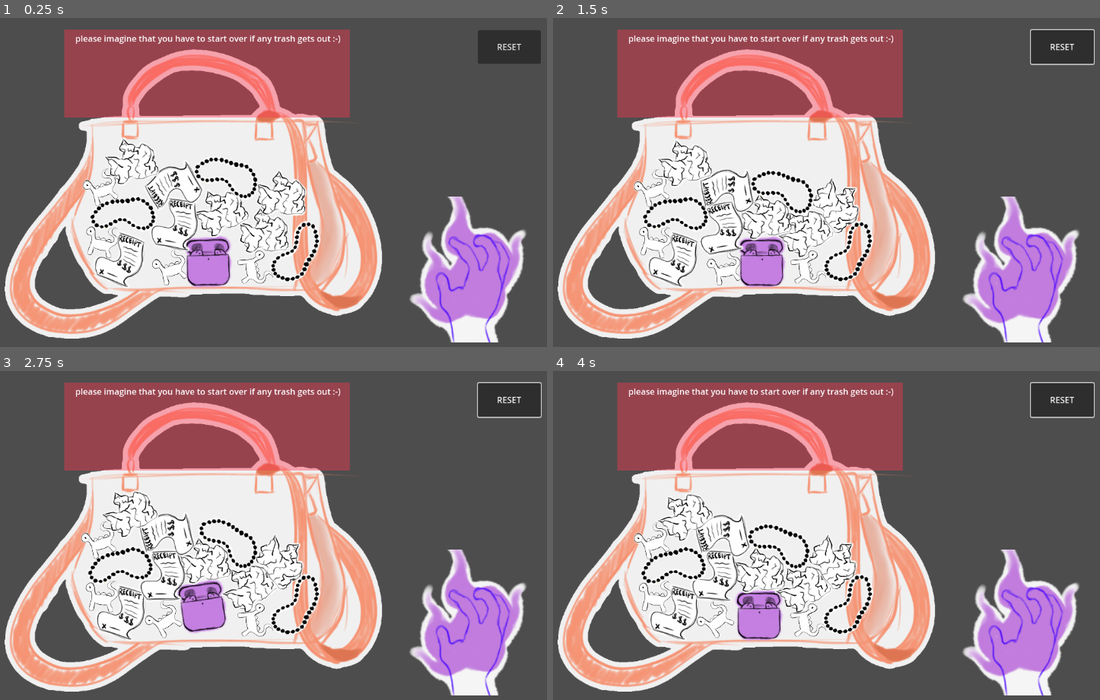
Above: before the commit, frames 1-4 (two rows, left to right).
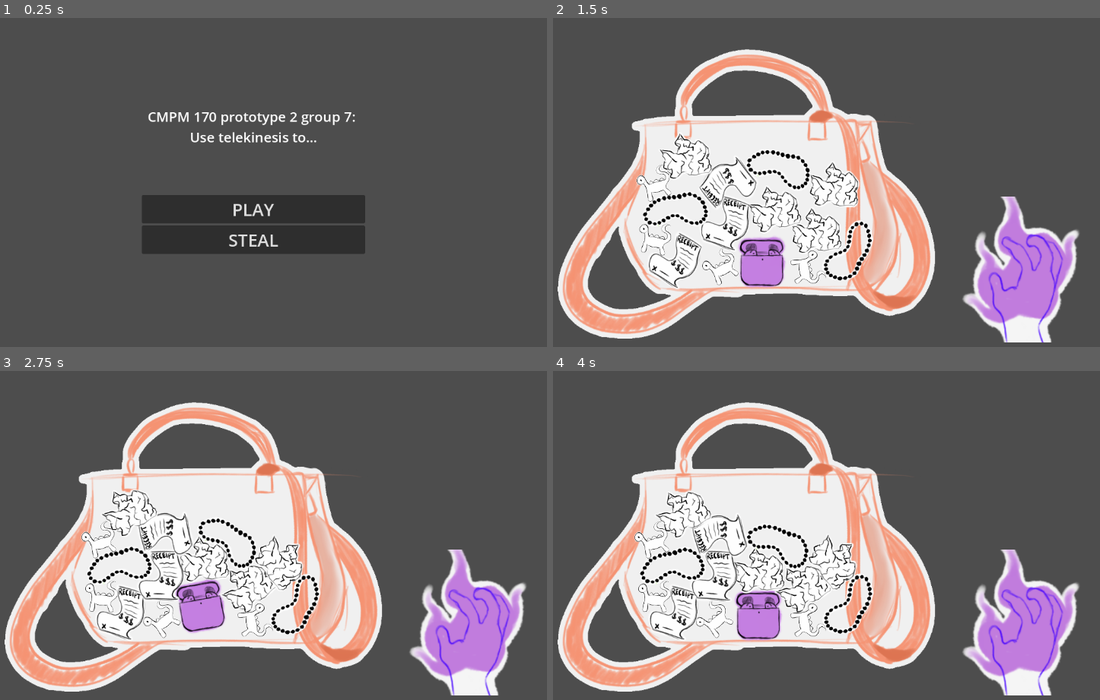
Above: after the commit, the same moments.

Repository: chfranzUCSC/170-prototype-2
Game: Godot game, scene res://main_menu.tscn
Two runs of this game, one before a commit and one after it. Both use one fixed random seed, a clock stepped at 60 frames per second and the inputs below. Before the commit the project starts from res://main.tscn.
Inputs (mouse positions are in pixels of both pictures, inside the frame that each line leads up to):
- Up to frame 1 (0.25 s): no input
- Up to frame 2 (1.5 s): click (1061, 47) at 0.5 s, where only the run before the commit has a clickable "RESET"; click (804, 238) at 1.25 s, where only the run after the commit has a clickable "STEAL"
- Up to frame 3 (2.75 s): drag from (470, 637) to (311, 466) at 2.02 s
- Up to frame 4 (4 s): drag from (656, 594) to (777, 607) at 2.77 s; move the mouse to (717, 617) at 3.52 s; click (717, 617) at 3.67 s

The runs differ from the first frame. In frame 1, 53% of the frame differs, in the area x 0-99%, y 3-99%; in frame 2, 21%; in frame 3, 19%; in frame 4, 19%.

Commit message:
this is like 3+ hours of changes oops

Diff:
--- /dev/null
+++ b/block_a.tscn
@@ -0,0 +1,22 @@
+[gd_scene load_steps=3 format=3 uid="uid://dq7o58pnnm0vc"]
+
+[ext_resource type="PackedScene" uid="uid://cb2c7kv2238iq" path="res://TargetableItem.tscn" id="1_srlsu"]
+[ext_resource type="Texture2D" uid="uid://seyf7dhxy23q" path="res://assets/block_a.png" id="2_ss2dv"]
+
+[node name="block A" instance=ExtResource("1_srlsu")]
+mass = 0.2
+gravity_scale = 0.8
+
+[node name="highlight" type="Line2D" parent="." index="0"]
+visible = false
+z_index = 1
+points = PackedVector2Array(-27, -15, -28, 14, -2, 34, 26, 17, 26, -15, 1, -29)
+closed = true
+default_color = Color(1, 0, 1, 0.5019608)
+
+[node name="Sprite2D" type="Sprite2D" parent="." index="1"]
+scale = Vector2(0.4, 0.4)
+texture = ExtResource("2_ss2dv")
+
+[node name="CollisionPolygon2D" type="CollisionPolygon2D" parent="." index="2"]
+polygon = PackedVector2Array(1, -31, -29, -17, -31, 14, -2, 37, 30, 18, 29, -16)
--- /dev/null
+++ b/block_b.tscn
@@ -0,0 +1,22 @@
+[gd_scene load_steps=3 format=3 uid="uid://dbxlx8vhhoqh0"]
+
+[ext_resource type="PackedScene" uid="uid://cb2c7kv2238iq" path="res://TargetableItem.tscn" id="1_owjoc"]
+[ext_resource type="Texture2D" uid="uid://bxiw7ji751vuw" path="res://assets/block_b.png" id="2_vc23h"]
+
+[node name="block B" instance=ExtResource("1_owjoc")]
+mass = 0.2
+gravity_scale = 0.8
+
+[node name="highlight" type="Line2D" parent="." index="0"]
+visible = false
+z_index = 1
+points = PackedVector2Array(1, -30, -27, -13, -28, 13, -3, 34, 27, 18, 28, -13)
+closed = true
+default_color = Color(1, 0, 1, 0.5019608)
+
+[node name="Sprite2D" type="Sprite2D" parent="." index="1"]
+scale = Vector2(0.4, 0.4)
+texture = ExtResource("2_vc23h")
+
+[node name="CollisionPolygon2D" type="CollisionPolygon2D" parent="." index="2"]
+polygon = PackedVector2Array(1, -32, -29, -16, -28, 15, -2, 37, 29, 19, 29, -14)
--- /dev/null
+++ b/block_c.tscn
@@ -0,0 +1,21 @@
+[gd_scene load_steps=3 format=3 uid="uid://dvj2frxbv4ndt"]
+
+[ext_resource type="PackedScene" uid="uid://cb2c7kv2238iq" path="res://TargetableItem.tscn" id="1_mvtjc"]
+[ext_resource type="Texture2D" uid="uid://bofx0smino3i3" path="res://assets/block_c.png" id="2_tqr3c"]
+
+[node name="block C" instance=ExtResource("1_mvtjc")]
+mass = 0.2
+gravity_scale = 0.8
+
+[node name="Sprite2D" type="Sprite2D" parent="." index="0"]
+scale = Vector2(0.4, 0.4)
+texture = ExtResource("2_tqr3c")
+
+[node name="CollisionPolygon2D" type="CollisionPolygon2D" parent="." index="1"]
+polygon = PackedVector2Array(1, -32, -28, -15, -28, 16, -1, 38, 30, 20, 29, -14)
+
+[node name="highlight" type="Line2D" parent="." index="2"]
+visible = false
+points = PackedVector2Array(1, -28, -27, -13, -28, 12, -2, 33, 27, 17, 25, -13)
+closed = true
+default_color = Color(1, 0, 1, 0.5019608)
--- a/control.gd
+++ b/control.gd
@@ -9,13 +9,15 @@
 
 func _ready():
 	set_process(true)
+
 	original_position = self.position
 
 	var items = get_tree().get_nodes_in_group("controllable_items")
 
-	for item in items:
-		if item.has_signal("item_selected"):
-			item.item_selected.connect(on_item_selected)
+	# connect item selection signal to change_target function
+	for i in items:
+		if i.has_signal("item_selected"):
+			i.item_selected.connect(change_target)
 
 func _gui_input(event):
 	if event is InputEventMouseButton and event.button_index == MOUSE_BUTTON_LEFT:
@@ -34,22 +36,26 @@
 		self.position += event.relative
 		mouse_motion_delta += event.relative
 
-func on_item_selected(item_that_was_clicked):
-	if chosen_item and chosen_item.has_method("stop_lift"):
+func change_target(item):
+	if (chosen_item != item) and chosen_item.has_method("stop_lift"):
 		chosen_item.stop_lift()
+		if chosen_item.has_method("hide_highlight"):
+			chosen_item.hide_highlight()
 
-	chosen_item = item_that_was_clicked
+	chosen_item = item
+
+	if chosen_item.has_method("show_highlight"):
+			chosen_item.show_highlight()
 
 	if is_dragging and chosen_item.has_method("start_lift"):
 		chosen_item.start_lift()
 
+
+
+
 func _process(delta):
 	if is_dragging and chosen_item:
-		#var target_velocity = (self.position - original_position) * 0.7
-		if mouse_motion_delta != Vector2.ZERO:
-			var target_velocity = mouse_motion_delta / delta
-			chosen_item.control_item_velo(target_velocity)
-		else:
-			chosen_item.control_item_velo(Vector2.ZERO)
+		var target_velocity = mouse_motion_delta / delta
+		chosen_item.control_item_velo(target_velocity)
 
 	mouse_motion_delta = Vector2.ZERO
--- a/main.tscn
+++ b/main.tscn
@@ -29,19 +29,21 @@
 [node name="CollisionPolygon2D" type="CollisionPolygon2D" parent="purse"]
 polygon = PackedVector2Array(264, 206, 212, 388, 280, 532, 698, 526, 753, 417, 699, 196, 660, 203, 707, 420, 673, 507, 290, 511, 230, 387, 282, 200)
 
-[node name="Control" type="Control" parent="." node_paths=PackedStringArray("chosen_item") groups=["controllable_items", "resettable_items"]]
-z_index = 5
+[node name="Control" type="Control" parent="." node_paths=PackedStringArray("chosen_item")]
+visible = false
 layout_mode = 3
 anchors_preset = 0
 offset_left = 911.0
 offset_top = 403.0
 offset_right = 1061.0
 offset_bottom = 618.0
+mouse_filter = 1
 script = ExtResource("2_0xm2m")
 chosen_item = NodePath("../items/itemAirpods")
 
 [node name="Sprite2D" type="Sprite2D" parent="Control"]
 visibility_layer = 3
+z_index = 1
 position = Vector2(75, 78)
 scale = Vector2(1.305, 1.385)
 texture = ExtResource("5_lquwl")
@@ -133,12 +135,14 @@
 shape = SubResource("WorldBoundaryShape2D_5vw27")
 
 [node name="lose zone" type="Control" parent="."]
+visible = false
 layout_mode = 3
 anchors_preset = 0
 offset_left = 242.0
 offset_top = 85.0
 offset_right = 717.0
 offset_bottom = 188.0
+mouse_filter = 1
 
 [node name="PanelContainer" type="PanelContainer" parent="lose zone"]
 layout_mode = 0
@@ -157,10 +161,12 @@
 text = "please imagine that you have to start over if any trash gets out :-)"
 
 [node name="reset button" type="Control" parent="."]
+visible = false
 layout_mode = 3
 anchors_preset = 0
 offset_right = 40.0
 offset_bottom = 40.0
+mouse_filter = 1
 
 [node name="Button" type="Button" parent="reset button"]
 layout_mode = 0
--- /dev/null
+++ b/main_menu.gd
@@ -0,0 +1,9 @@
+extends Control
+
+
+func _on_play_pressed() -> void:
+	get_tree().change_scene_to_file("res://play.tscn")
+
+
+func _on_steal_pressed() -> void:
+	get_tree().change_scene_to_file("res://steal.tscn")
--- /dev/null
+++ b/main_menu.tscn
@@ -0,0 +1,40 @@
+[gd_scene load_steps=2 format=3 uid="uid://kp3yk6w1n5o2"]
+
+[ext_resource type="Script" uid="uid://bc1vhbjcf0cl2" path="res://main_menu.gd" id="1_06t4h"]
+
+[node name="MainMenu" type="Control"]
+layout_mode = 3
+anchors_preset = 0
+script = ExtResource("1_06t4h")
+
+[node name="VBoxContainer" type="VBoxContainer" parent="."]
+custom_minimum_size = Vector2(100, 100)
+layout_mode = 0
+offset_left = 364.0
+offset_top = 339.0
+offset_right = 787.0
+offset_bottom = 666.0
+
+[node name="play" type="Button" parent="VBoxContainer"]
+layout_mode = 2
+theme_override_font_sizes/font_size = 33
+text = "PLAY"
+
+[node name="steal" type="Button" parent="VBoxContainer"]
+layout_mode = 2
+theme_override_font_sizes/font_size = 33
+text = "STEAL"
+
+[node name="Label" type="Label" parent="."]
+layout_mode = 0
+offset_left = 321.0
+offset_top = 172.0
+offset_right = 831.0
+offset_bottom = 281.0
+theme_override_font_sizes/font_size = 26
+text = "CMPM 170 prototype 2 group 7:
+Use telekinesis to..."
+horizontal_alignment = 1
+
+[connection signal="pressed" from="VBoxContainer/play" to="." method="_on_play_pressed"]
+[connection signal="pressed" from="VBoxContainer/steal" to="." method="_on_steal_pressed"]
--- /dev/null
+++ b/play.tscn
@@ -0,0 +1,147 @@
+[gd_scene load_steps=9 format=3 uid="uid://ouqwhsa6pxuu"]
+
+[ext_resource type="Texture2D" uid="uid://bxybhd7kjdq5q" path="res://assets/toybox.png" id="1_2jglr"]
+[ext_resource type="Script" uid="uid://deajgediynv36" path="res://control.gd" id="2_2jglr"]
+[ext_resource type="Texture2D" uid="uid://b6w1nbiuxr2jl" path="res://assets/hand.png" id="3_ca36m"]
+[ext_resource type="PackedScene" uid="uid://dq7o58pnnm0vc" path="res://block_a.tscn" id="4_ca36m"]
+[ext_resource type="AudioStream" uid="uid://dn67i1cpt7f01" path="res://assets/play_music.mp3" id="5_ca36m"]
+[ext_resource type="PackedScene" uid="uid://dbxlx8vhhoqh0" path="res://block_b.tscn" id="5_j5m8q"]
+[ext_resource type="PackedScene" uid="uid://dvj2frxbv4ndt" path="res://block_c.tscn" id="6_3ib3j"]
+
+[sub_resource type="WorldBoundaryShape2D" id="WorldBoundaryShape2D_j5m8q"]
+
+[node name="play" type="Node2D"]
+
+[node name="world boundaries" type="StaticBody2D" parent="."]
+
+[node name="CollisionShape2D" type="CollisionShape2D" parent="world boundaries"]
+position = Vector2(0, 648)
+shape = SubResource("WorldBoundaryShape2D_j5m8q")
+
+[node name="CollisionShape2D2" type="CollisionShape2D" parent="world boundaries"]
+rotation = 1.5707964
+shape = SubResource("WorldBoundaryShape2D_j5m8q")
+
+[node name="CollisionShape2D3" type="CollisionShape2D" parent="world boundaries"]
+position = Vector2(1152, 0)
+rotation = -1.5707964
+shape = SubResource("WorldBoundaryShape2D_j5m8q")
+
+[node name="Control" type="Control" parent="." node_paths=PackedStringArray("chosen_item")]
+layout_mode = 3
+anchors_preset = 0
+offset_left = 911.0
+offset_top = 403.0
+offset_right = 1061.0
+offset_bottom = 618.0
+script = ExtResource("2_2jglr")
+chosen_item = NodePath("../items/block A")
+
+[node name="Sprite2D" type="Sprite2D" parent="Control"]
+visibility_layer = 3
+z_index = 1
+position = Vector2(75, 78)
+scale = Vector2(1.305, 1.385)
+texture = ExtResource("3_ca36m")
+
+[node name="items" type="Node2D" parent="."]
+
+[node name="block A" parent="items" instance=ExtResource("4_ca36m")]
+position = Vector2(325, 522)
+rotation = -0.51943713
+
+[node name="block B" parent="items" instance=ExtResource("5_j5m8q")]
+position = Vector2(400, 524.00006)
+rotation = 0.21852729
+
+[node name="block C" parent="items" instance=ExtResource("6_3ib3j")]
+position = Vector2(475, 526)
+rotation = 2.910388
+
+[node name="block A2" parent="items" instance=ExtResource("4_ca36m")]
+position = Vector2(541, 533)
+rotation = -0.657287
+
+[node name="block B2" parent="items" instance=ExtResource("5_j5m8q")]
+position = Vector2(618, 530)
+rotation = 1.0526015
+
+[node name="block C2" parent="items" instance=ExtResource("6_3ib3j")]
+position = Vector2(689.00006, 512)
+rotation = 0.038881883
+
+[node name="block A3" parent="items" instance=ExtResource("4_ca36m")]
+position = Vector2(743, 467.00003)
+rotation = -1.775828
+
+[node name="block B3" parent="items" instance=ExtResource("5_j5m8q")]
+position = Vector2(326, 453)
+
+[node name="block C3" parent="items" instance=ExtResource("6_3ib3j")]
+position = Vector2(392, 455.00003)
+rotation = -0.5519074
+
+[node name="block A4" parent="items" instance=ExtResource("4_ca36m")]
+position = Vector2(465, 458)
+rotation = 1.1011634
+
+[node name="block B4" parent="items" instance=ExtResource("5_j5m8q")]
+position = Vector2(537, 466)
+rotation = -0.7103725
+
+[node name="block C4" parent="items" instance=ExtResource("6_3ib3j")]
+position = Vector2(610, 461)
+rotation = 0.727405
+
+[node name="block A5" parent="items" instance=ExtResource("4_ca36m")]
+position = Vector2(679, 442.00003)
+rotation = -0.39823765
+
+[node name="block B5" parent="items" instance=ExtResource("5_j5m8q")]
+position = Vector2(735, 391.00006)
+rotation = -0.38967857
+
+[node name="block C5" parent="items" instance=ExtResource("6_3ib3j")]
+position = Vector2(330, 384)
+rotation = 0.69581246
+
+[node name="block A6" parent="items" instance=ExtResource("4_ca36m")]
+position = Vector2(397, 387.00003)
+rotation = -0.45177293
+
+[node name="block B6" parent="items" instance=ExtResource("5_j5m8q")]
+position = Vector2(477, 379)
+rotation = 0.6597735
+
+[node name="block C6" parent="items" instance=ExtResource("6_3ib3j")]
+position = Vector2(547, 390)
+rotation = -0.4455284
+
+[node name="block A7" parent="items" instance=ExtResource("4_ca36m")]
+position = Vector2(623.00006, 393)
+rotation = -1.2279905
+
+[node name="block B7" parent="items" instance=ExtResource("5_j5m8q")]
+position = Vector2(682.0001, 347.00006)
+rotation = -3.0952756
+
+[node name="block C7" parent="items" instance=ExtResource("6_3ib3j")]
+position = Vector2(389, 322)
+rotation = 1.0638084
+
+[node name="AudioStreamPlayer" type="AudioStreamPlayer" parent="."]
+stream = ExtResource("5_ca36m")
+volume_db = -2.0
+autoplay = true
+
+[node name="Node2D" type="StaticBody2D" parent="."]
+
+[node name="Sprite2D" type="Sprite2D" parent="Node2D"]
+z_index = -1
+z_as_relative = false
+position = Vector2(559, 355)
+scale = Vector2(0.8, 0.8)
+texture = ExtResource("1_2jglr")
+
+[node name="CollisionPolygon2D" type="CollisionPolygon2D" parent="Node2D"]
+polygon = PackedVector2Array(285, 264, 287, 565, 737, 582, 775, 532, 773, 245, 787, 245, 792, 533, 747, 596, 281, 585, 271, 264)
--- a/project.godot
+++ b/project.godot
@@ -11,7 +11,7 @@
 [application]
 
 config/name="prototype 2"
-run/main_scene="uid://cwtftb5ha2b25"
+run/main_scene="uid://kp3yk6w1n5o2"
 config/features=PackedStringArray("4.5", "Forward Plus")
 config/icon="res://icon.svg"
 
--- /dev/null
+++ b/steal.tscn
@@ -0,0 +1,135 @@
+[gd_scene load_steps=11 format=3 uid="uid://g76i8teq1giq"]
+
+[ext_resource type="Texture2D" uid="uid://b0177rabe42hi" path="res://assets/purse.png" id="1_uamd8"]
+[ext_resource type="Script" uid="uid://deajgediynv36" path="res://control.gd" id="2_ckxd7"]
+[ext_resource type="Texture2D" uid="uid://b6w1nbiuxr2jl" path="res://assets/hand.png" id="3_ba5j0"]
+[ext_resource type="PackedScene" uid="uid://tcglwgwm12nw" path="res://itemDino.tscn" id="4_8vuej"]
+[ext_resource type="PackedScene" uid="uid://dibr6xuxdmjcl" path="res://item_airpods.tscn" id="5_gkk78"]
+[ext_resource type="PackedScene" uid="uid://t2vq757rrwjm" path="res://item_necklace.tscn" id="6_qca2a"]
+[ext_resource type="PackedScene" uid="uid://i5h34r03xsru" path="res://trash_paper.tscn" id="7_iq5k2"]
+[ext_resource type="PackedScene" uid="uid://6a54mlhw7av6" path="res://item_receipt.tscn" id="8_h204h"]
+[ext_resource type="AudioStream" uid="uid://5jstobhvpujf" path="res://assets/steal_music.mp3" id="9_ckxd7"]
+
+[sub_resource type="WorldBoundaryShape2D" id="WorldBoundaryShape2D_acyj4"]
+
+[node name="steal" type="Node2D"]
+
+[node name="purse" type="StaticBody2D" parent="."]
+
+[node name="Sprite2D" type="Sprite2D" parent="purse"]
+z_index = -1
+z_as_relative = false
+position = Vector2(528, 338)
+scale = Vector2(0.785, 0.785)
+texture = ExtResource("1_uamd8")
+
+[node name="CollisionPolygon2D" type="CollisionPolygon2D" parent="purse"]
+polygon = PackedVector2Array(264, 206, 212, 388, 280, 532, 698, 526, 753, 417, 699, 196, 660, 203, 707, 420, 673, 507, 290, 511, 230, 387, 282, 200)
+
+[node name="Control" type="Control" parent="." node_paths=PackedStringArray("chosen_item")]
+layout_mode = 3
+anchors_preset = 0
+offset_left = 911.0
+offset_top = 403.0
+offset_right = 1061.0
+offset_bottom = 618.0
+script = ExtResource("2_ckxd7")
+chosen_item = NodePath("../items/itemAirpods")
+
+[node name="Sprite2D" type="Sprite2D" parent="Control"]
+visibility_layer = 3
+z_index = 1
+position = Vector2(75, 78)
+scale = Vector2(1.305, 1.385)
+texture = ExtResource("3_ba5j0")
+
+[node name="items" type="Node2D" parent="."]
+
+[node name="itemDino" parent="items" instance=ExtResource("4_8vuej")]
+position = Vector2(288, 405)
+input_pickable = false
+
+[node name="itemDino2" parent="items" instance=ExtResource("4_8vuej")]
+position = Vector2(411, 472.00003)
+rotation = -0.5246694
+input_pickable = false
+
+[node name="itemAirpods" parent="items" instance=ExtResource("5_gkk78")]
+position = Vector2(495, 450)
+input_pickable = false
+
+[node name="itemNecklace" parent="items" instance=ExtResource("6_qca2a")]
+position = Vector2(641.00006, 444)
+rotation = 1.334508
+input_pickable = false
+
+[node name="trashPaper" parent="items" instance=ExtResource("7_iq5k2")]
+position = Vector2(592, 396)
+input_pickable = false
+
+[node name="itemReceipt" parent="items" instance=ExtResource("8_h204h")]
+position = Vector2(333, 450.99997)
+rotation = 0.8380431
+input_pickable = false
+
+[node name="trashPaper2" parent="items" instance=ExtResource("7_iq5k2")]
+position = Vector2(512, 350)
+rotation = -0.23870192
+input_pickable = false
+
+[node name="itemReceipt2" parent="items" instance=ExtResource("8_h204h")]
+position = Vector2(426, 392.00003)
+rotation = 0.8436536
+input_pickable = false
+
+[node name="itemDino3" parent="items" instance=ExtResource("4_8vuej")]
+position = Vector2(580.00006, 472.00006)
+rotation = 0.9657141
+input_pickable = false
+
+[node name="itemNecklace2" parent="items" instance=ExtResource("6_qca2a")]
+position = Vector2(329.99997, 363.99997)
+rotation = -1.1740112
+input_pickable = false
+
+[node name="trashPaper3" parent="items" instance=ExtResource("7_iq5k2")]
+position = Vector2(626, 305)
+input_pickable = false
+
+[node name="itemReceipt3" parent="items" instance=ExtResource("8_h204h")]
+position = Vector2(424, 302)
+rotation = 4.280668
+input_pickable = false
+
+[node name="itemDino4" parent="items" instance=ExtResource("4_8vuej")]
+position = Vector2(290, 309)
+input_pickable = false
+
+[node name="itemNecklace3" parent="items" instance=ExtResource("6_qca2a")]
+position = Vector2(528, 283)
+rotation = -0.6471681
+input_pickable = false
+
+[node name="trashPaper4" parent="items" instance=ExtResource("7_iq5k2")]
+position = Vector2(337, 254)
+input_pickable = false
+
+[node name="StaticBody2D" type="StaticBody2D" parent="."]
+
+[node name="CollisionShape2D" type="CollisionShape2D" parent="StaticBody2D"]
+position = Vector2(0, 648)
+shape = SubResource("WorldBoundaryShape2D_acyj4")
+
+[node name="CollisionShape2D2" type="CollisionShape2D" parent="StaticBody2D"]
+rotation = 1.5707964
+shape = SubResource("WorldBoundaryShape2D_acyj4")
+
+[node name="CollisionShape2D3" type="CollisionShape2D" parent="StaticBody2D"]
+position = Vector2(1152, 0)
+rotation = -1.5707964
+shape = SubResource("WorldBoundaryShape2D_acyj4")
+
+[node name="AudioStreamPlayer" type="AudioStreamPlayer" parent="."]
+stream = ExtResource("9_ckxd7")
+volume_db = -4.0
+autoplay = true
--- a/targetable_item.gd
+++ b/targetable_item.gd
@@ -3,20 +3,33 @@
 signal item_selected(item)
 
 var is_controlled: = false;
+
+
+#
 var initial_position: Vector2
 var initial_rotation: float
+
+func _ready():
+	initial_position = self.global_position
+	initial_rotation = self.global_rotation
+
+
 
 func start_lift():
 	is_controlled = true
 	gravity_scale = 0.0
+	for child in get_children():
+		if child is Line2D:
+			child.visible = true
 
 func stop_lift():
 	is_controlled = false
 	gravity_scale = 1.0
+	for child in get_children():
+		if child is Line2D:
+			child.visible = false
 
-func _ready():
-	initial_position = self.global_position
-	initial_rotation = self.global_rotation
+
 
 
 func reset_item():
@@ -33,3 +46,5 @@
 func _input_event(_viewport, event, _shape_idx):
 	if event is InputEventMouseButton and event.button_index == MOUSE_BUTTON_LEFT and event.is_pressed():
 		item_selected.emit(self)
+
+		print("Item '", self.name, "' emitted 'item_selected'") # emitter debugging
Binary file added: assets/block_a.png
Not shown, added: assets/block_a.png.import
Binary file added: assets/block_b.png
Not shown, added: assets/block_b.png.import
Binary file added: assets/block_c.png
Not shown, added: assets/block_c.png.import
Not shown, added: assets/play_music.mp3.import
Not shown, added: assets/steal_music.mp3.import
Binary file added: assets/toybox.png
Not shown, added: assets/toybox.png.import
Not shown, changed: export_presets.cfg
Not shown, added: main_menu.gd.uid
(and 39 more such lines)
